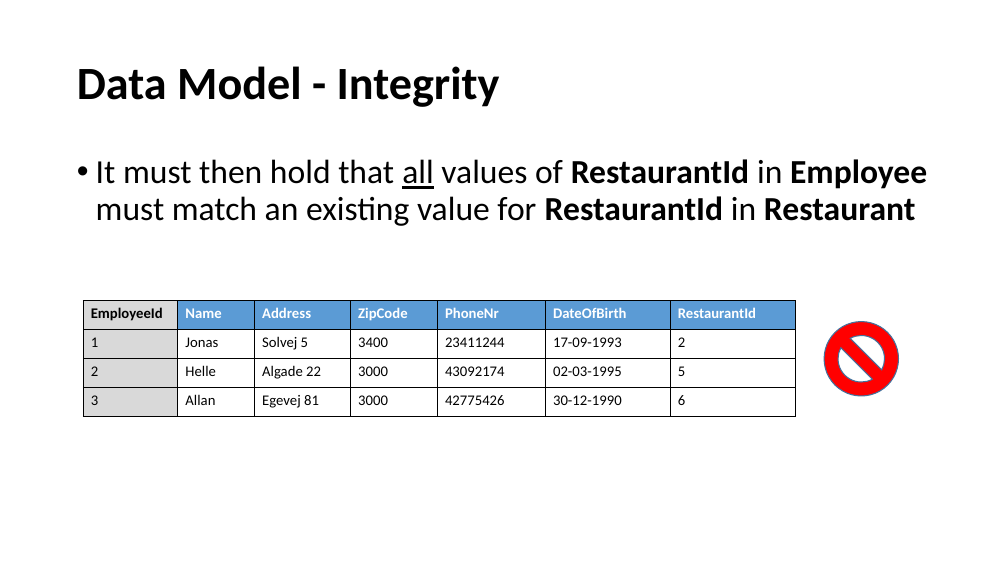
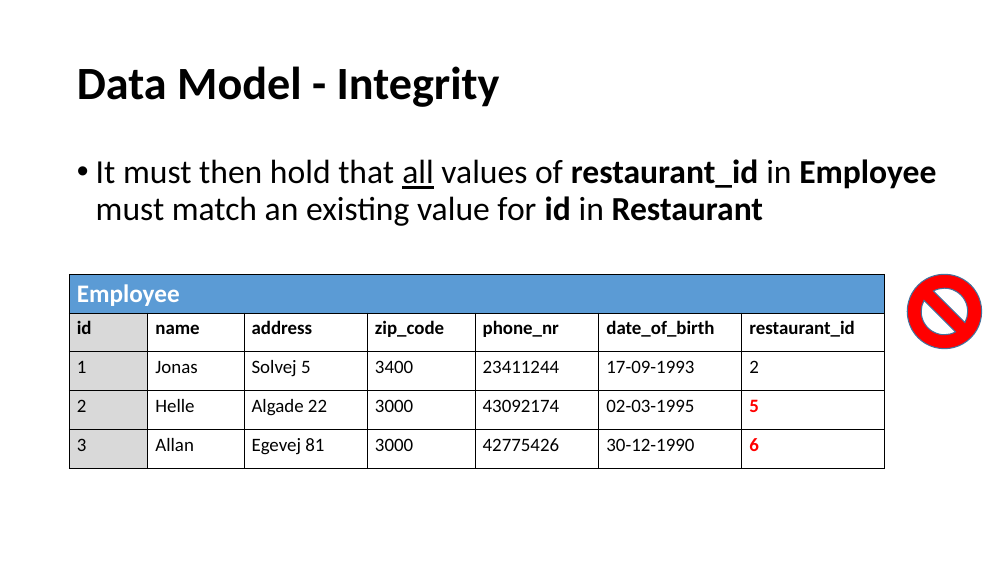
Before and after one commit to perl-easj/OOProg, a slide deck: slide 41 of Chap/DB/Presentations/DBRelationalModel.pptx. Drawn at 1008x567 pixels with LibreOffice and Linux fonts; fonts in the diff are those of the drawing. Boxes give left, top, right and bottom in pixels: in the first picture for what was removed or moved away, otherwise in the second. Text is boxed around its words. In the diff, an @@ line names an element or a change of style, - is before the commit and + after.

Commit message:
Consistency update of DB presentations
Plus DB scripts and a Table template spreadsheet.

```diff
--- a/Chap/DB/Presentations/DBRelationalModel.pptx
+++ b/Chap/DB/Presentations/DBRelationalModel.pptx
@@ text at box(96, 159, 936, 226): text changed @@
-• It must then hold that all values of RestaurantId in Employee must match an existing value for RestaurantId in Restaurant
+• It must then hold that all values of restaurant_id in Employee must match an existing value for id in Restaurant
@@ table at box(70, 274, 885, 469) @@
-row 1: EmployeeId | Name | Address | ZipCode | PhoneNr | DateOfBirth | RestaurantId
+row 1: Employee |  |  |  |  |  | 
+row 2: id | name | address | zip_code | phone_nr | date_of_birth | restaurant_id
@@ table: place and size @@
-table at box(83, 301, 796, 417)
+table at box(70, 274, 885, 469)
@@ no-entry sign: place and size @@
-no-entry sign at box(824, 321, 898, 395)
+no-entry sign at box(907, 274, 982, 349)
```
Also in this commit, not shown: 26 other slides changed, 10 other files.
